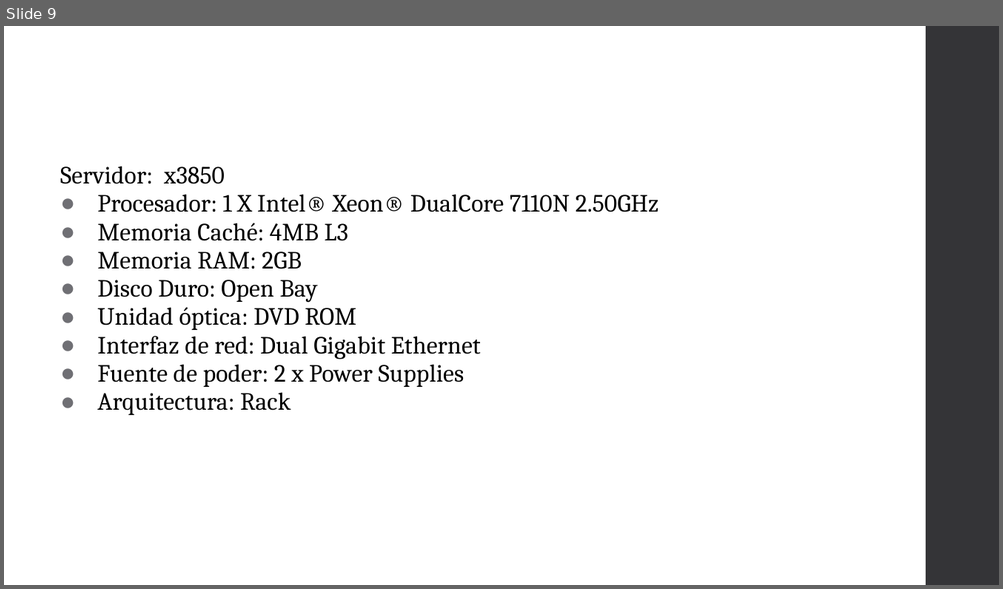
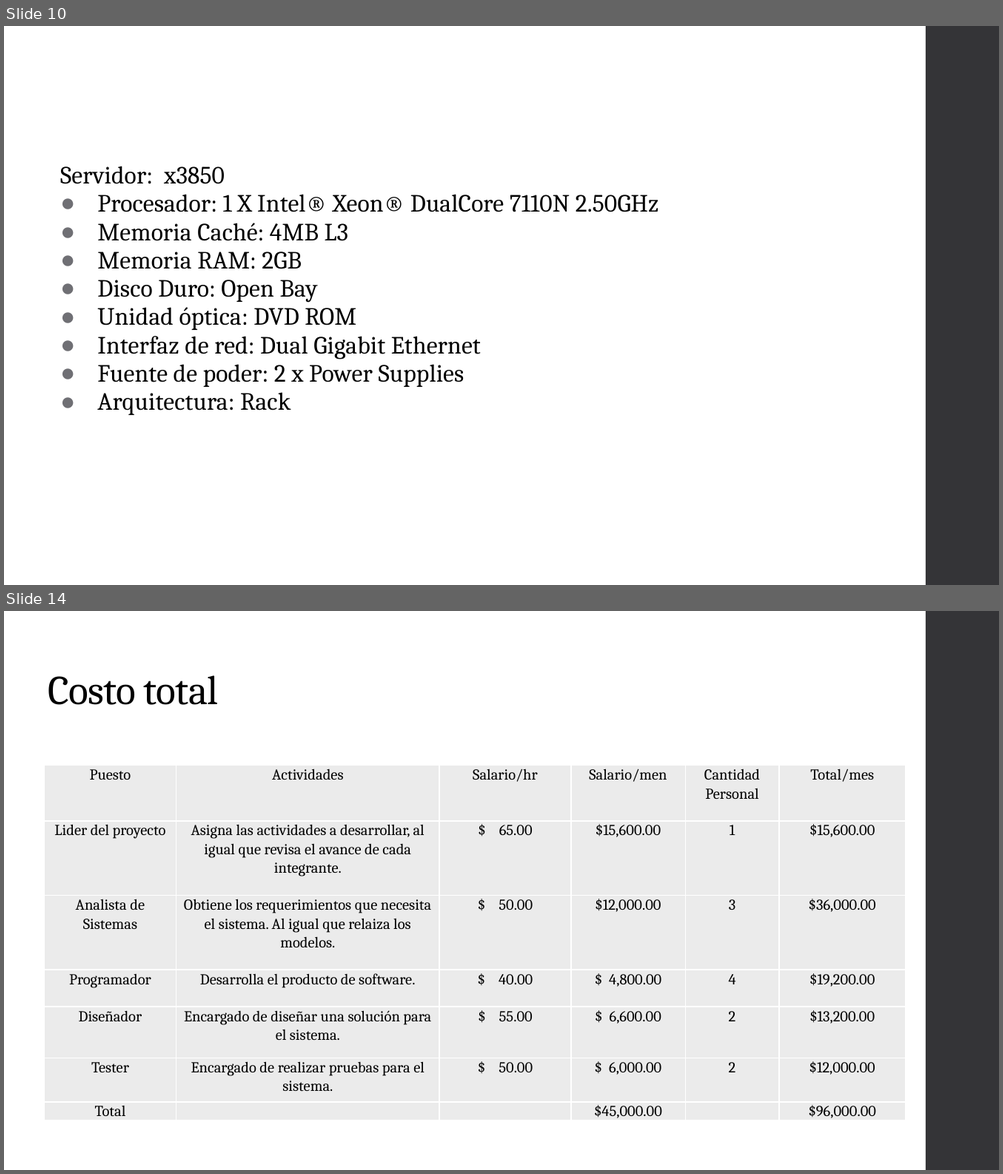
Before and after one commit to lagis/DEUV, a slide deck: DEUV propuesta.pptx. Shown one above the other, each under a label of ours: slide 9 before the commit, slides 10 and 14 after it; the slides between them are not shown. The pictures are 1003x589 and 1003x1174 pixels, drawn with LibreOffice and Linux fonts; fonts in the diff are those of the drawing. Boxes give left, top, right and bottom in pixels: in the first picture for what was removed or moved away, otherwise in the second. Text is boxed around its words. In the diff, an @@ line names an element or a change of style, - is before the commit and + after.

```diff
--- a/DEUV propuesta.pptx
+++ b/DEUV propuesta.pptx
@@ slide 14 added at box(4, 611, 999, 1170), background #FFFFFF; not listed: 1 template element that a slide beside it also shows @@
@@ title added at box(48, 675, 219, 705), 29.7 pt, text #000000 @@
+Costo total
@@ table added at box(44, 765, 905, 1122), 7 rows, 6 columns @@
+Puesto | Actividades | Salario/hr | Salario/men | Cantidad Personal | Total/mes
+Lider del proyecto | Asigna las actividades a desarrollar, al igual que revisa el avance de cada integrante. | $ 65.00 | $15,600.00 | 1 | $15,600.00
+Analista de Sistemas | Obtiene los requerimientos que necesita el sistema. Al igual que relaiza los modelos. | $ 50.00 | $12,000.00 | 3 | $36,000.00
+Programador | Desarrolla el producto de software. | $ 40.00 | $ 4,800.00 | 4 | $19,200.00
+Diseñador | Encargado de diseñar una solución para el sistema. | $ 55.00 | $ 6,600.00 | 2 | $13,200.00
+Tester | Encargado de realizar pruebas para el sistema. | $ 50.00 | $ 6,000.00 | 2 | $12,000.00
+Total |  |  | $45,000.00 |  | $96,000.00
@@ what was slide 9 is now slide 10 @@
```
Also in this commit, not shown: 3 slides changed, 3 other slides added, 2 slides removed, 4 other files.
